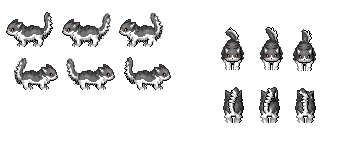
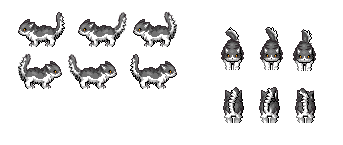
The second 343 × 145 image is a revision of the first. Changes to its layers:
painted on "Layer 23" over (x1=6, y1=11, x2=177, y2=90)
